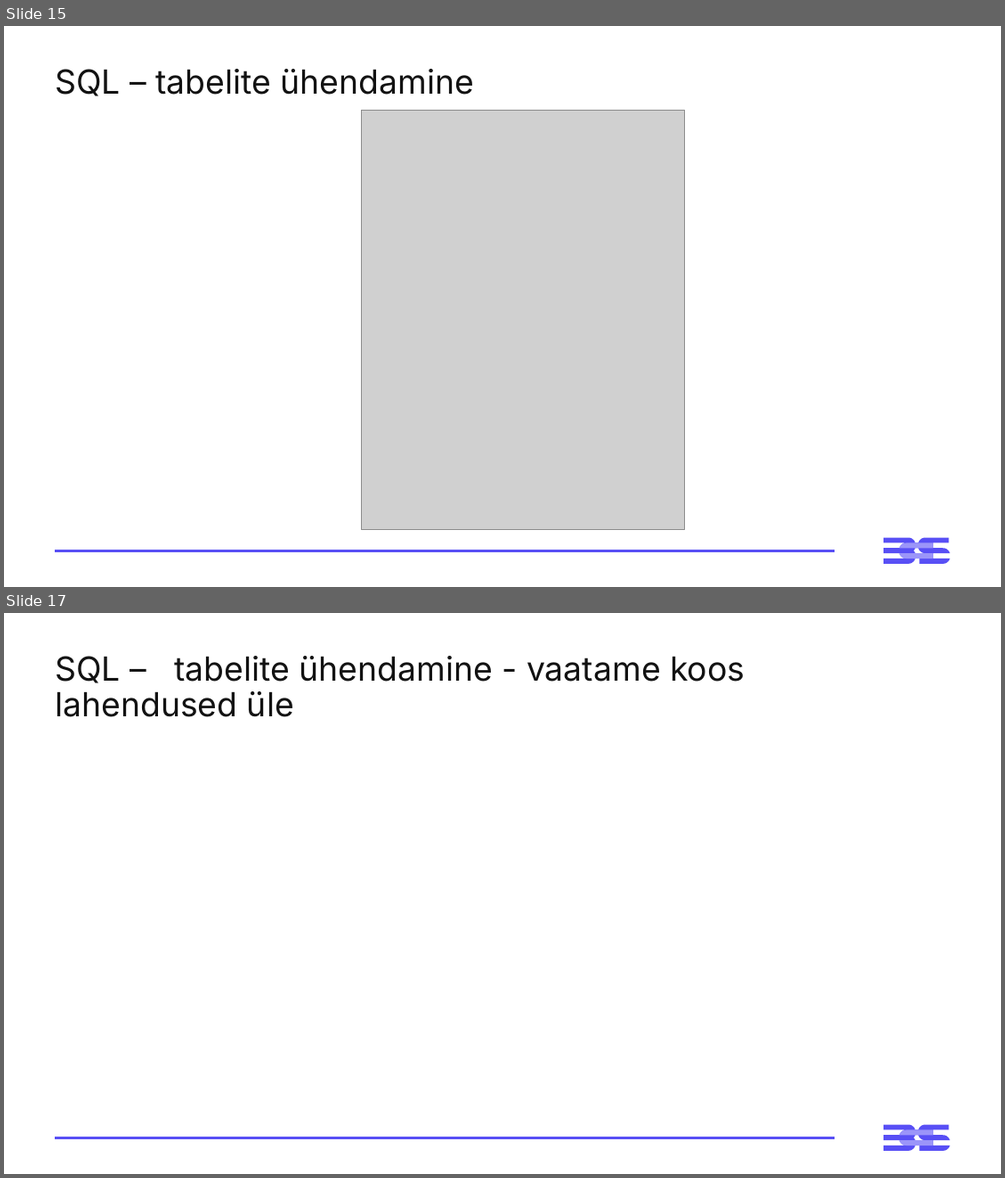
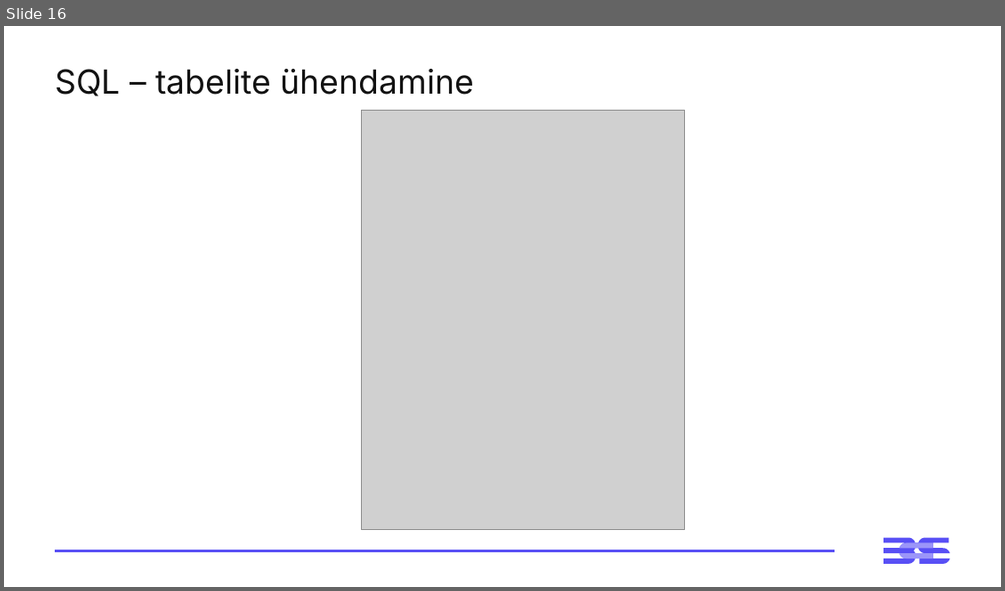
Before and after one commit to virverani/andmetarkus_2026_kevad, a slide deck: Day5/5-paev-andmetarkus-esitlus.pptx. Shown one above the other, each under a label of ours: slides 15 and 17 before the commit, slide 16 after it; the slides between them are not shown. The pictures are 1005x1178 and 1005x591 pixels, drawn with LibreOffice and Linux fonts; fonts in the diff are those of the drawing; grey boxes stand for pictures. Boxes give left, top, right and bottom in pixels: in the first picture for what was removed or moved away, otherwise in the second. Text is boxed around its words. In the diff, an @@ line names an element or a change of style, - is before the commit and + after.

```diff
--- a/Day5/5-paev-andmetarkus-esitlus.pptx
+++ b/Day5/5-paev-andmetarkus-esitlus.pptx
@@ slide 17 removed at bbox=[4, 613, 1001, 1174], background #FFFFFF; not listed: 3 template elements that a slide beside it also shows @@
@@ title removed at bbox=[55, 656, 744, 717] @@
-SQL – tabelite ühendamine - vaatame koos lahendused üle
@@ what was slide 15 is now slide 16 @@
```
Also in this commit, not shown: 4 slides changed, 5 other files.
